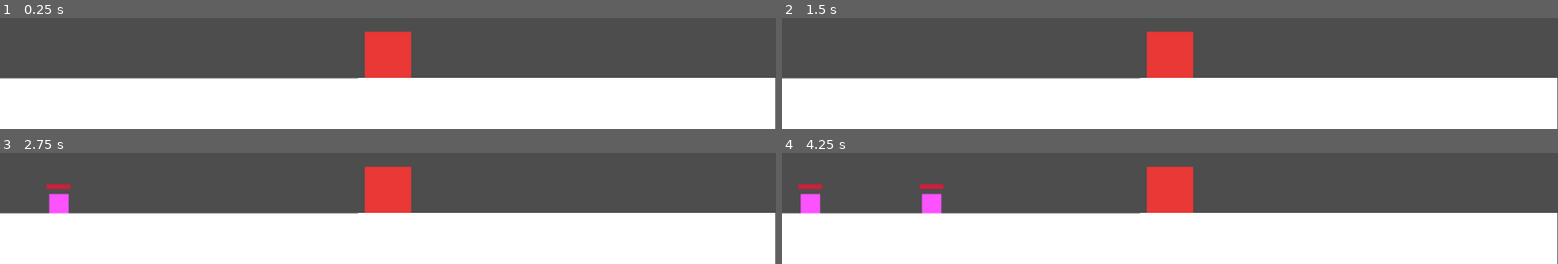
Above: before the commit, frames 1-4 (two rows, left to right).
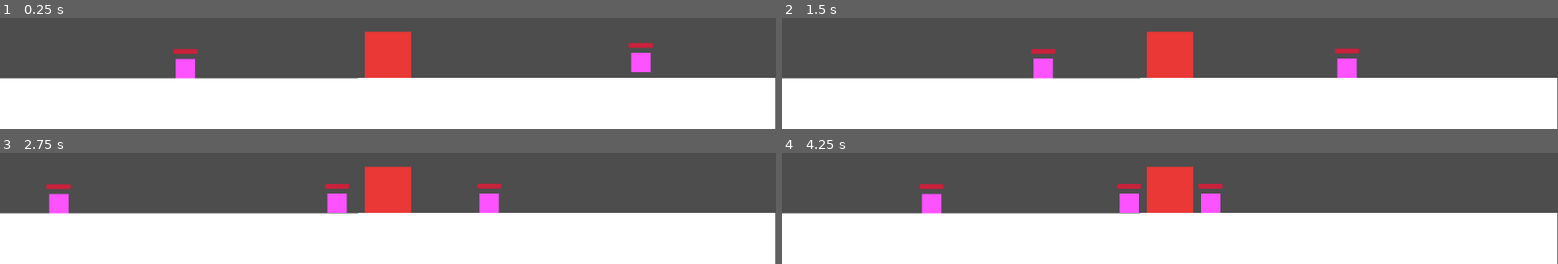
Above: after the commit, the same moments.

Repository: Caneris/Foxhold
Game: Godot game, scene res://scenes/main.tscn
The game is run twice, just before and just after one commit, with the same random seed, the same clock (stepped at 60 frames per second) and the same inputs.
Inputs (mouse positions are in pixels of both pictures, inside the frame that each line leads up to):
- Up to frame 1 (0.25 s): no input
- Up to frame 2 (1.5 s): move the mouse to (outside the picture) at 0.52 s; click (outside the picture) at 0.67 s; move the mouse to (outside the picture) at 1.27 s; click (outside the picture) at 1.42 s
- Up to frame 3 (2.75 s): move the mouse to (outside the picture) at 2.02 s; click (outside the picture) at 2.17 s
- Up to frame 4 (4.25 s): move the mouse to (844, 204) at 2.77 s; click (844, 204) at 2.92 s; move the mouse to (outside the picture) at 3.52 s; click (outside the picture) at 3.67 s

The runs differ from the first frame. In frame 1, 1.2% of the frame differs, in the area x 22-85%, y 22-55%; in frame 2, 1.2%; in frame 3, 1.2%; in frame 4, 1.8%, in the area x 2-57%, y 27-55%.

Commit message:
set enemy layers and solved mouse bug

Diff:
--- a/project.godot
+++ b/project.godot
@@ -20,3 +20,9 @@
 window/size/viewport_width=1280
 window/size/viewport_height=720
 window/stretch/mode="viewport"
+
+[layer_names]
+
+2d_physics/layer_1="Floor"
+2d_physics/layer_2="Heart"
+2d_physics/layer_3="Enemy"
--- a/scenes/enemy_placeholder.tscn
+++ b/scenes/enemy_placeholder.tscn
@@ -25,6 +25,8 @@
 size = Vector2(32, 32)
 
 [node name="EnemyPlaceholder" type="CharacterBody2D"]
+collision_layer = 4
+collision_mask = 3
 script = ExtResource("1_4v77h")
 
 [node name="CollisionShape2D" type="CollisionShape2D" parent="."]
@@ -38,6 +40,7 @@
 texture = SubResource("CanvasTexture_drc24")
 
 [node name="Sight" type="RayCast2D" parent="."]
+collision_mask = 2
 
 [node name="Control" type="Control" parent="."]
 layout_mode = 3
@@ -46,6 +49,7 @@
 offset_top = -19.0
 offset_right = 20.0
 offset_bottom = 21.0
+mouse_filter = 2
 
 [node name="HealthBar" type="ProgressBar" parent="Control"]
 unique_name_in_owner = true
@@ -73,4 +77,6 @@
 [node name="Area2D" type="Area2D" parent="."]
 
 [node name="CollisionShape2D" type="CollisionShape2D" parent="Area2D"]
+z_index = 2
 shape = SubResource("RectangleShape2D_yo5jk")
+debug_color = Color(0.614852, 0.115266, 0.449245, 0.42)
--- a/scenes/enemy_spawner.tscn
+++ b/scenes/enemy_spawner.tscn
@@ -5,3 +5,4 @@
 [node name="EnemySpawner" type="Node2D"]
 script = ExtResource("1_ks1gq")
 spawn_points_path = Array[NodePath]([NodePath(""), NodePath("")])
+spawn_timer_one_shot = true
--- a/scenes/heart.tscn
+++ b/scenes/heart.tscn
@@ -8,6 +8,8 @@
 [sub_resource type="CanvasTexture" id="CanvasTexture_v30as"]
 
 [node name="Heart" type="Area2D" groups=["heart"]]
+collision_layer = 2
+collision_mask = 5
 script = ExtResource("1_v30as")
 
 [node name="CollisionShape2D" type="CollisionShape2D" parent="."]
--- a/scenes/main.tscn
+++ b/scenes/main.tscn
@@ -41,3 +41,9 @@
 [node name="Player" parent="." instance=ExtResource("6_tefeu")]
 unique_name_in_owner = true
 position = Vector2(-0.411221, 331.536)
+
+[node name="EnemyPlaceholder" parent="." instance=ExtResource("5_tbgi4")]
+position = Vector2(1081.29, 574.066)
+
+[node name="EnemyPlaceholder2" parent="." instance=ExtResource("5_tbgi4")]
+position = Vector2(280.277, 583.014)
--- a/scripts/enemy_placeholder.gd
+++ b/scripts/enemy_placeholder.gd
@@ -9,6 +9,7 @@
 @export var attack_interval : float = 2.0
 @export var max_health : int = 10
 @export var damage_per_click: int = 2
+
 
 # pixels/sec² — by default Godot’s 2D gravity
 @export var gravity: float = ProjectSettings.get_setting("physics/2d/default_gravity")
@@ -33,7 +34,19 @@
 	queue_free()
 
 
-func _on_click(viewport, event, shape_idx) -> void:
+#func _input(event: InputEvent) -> void:
+	#var event_is_mouseclick : bool = (
+		#event is InputEventMouseButton and
+		#event.button_index == MOUSE_BUTTON_LEFT and
+		#event.is_pressed()
+	#)
+	#
+	#if event_is_mouseclick:
+		#print("hi")
+		#health_bar.value -= damage_per_click
+
+
+func _on_click_area_input(viewport: Viewport, event: InputEvent, shape_idx: int) -> void:
 	var event_is_mouseclick : bool = (
 		event is InputEventMouseButton and
 		event.button_index == MOUSE_BUTTON_LEFT and
@@ -54,7 +67,13 @@
 	heart_node = get_tree().get_root().get_node("Main/Heart") as Area2D
 	sight.collide_with_areas = true
 	initiate_health(max_health)
-	click_area.connect("input_event",_on_click)
+
+	# ignore mouse on the entire Control/HealthBar
+	$Control.mouse_filter = Control.MOUSE_FILTER_IGNORE
+	health_bar.mouse_filter = Control.MOUSE_FILTER_IGNORE
+
+	click_area.input_pickable = true
+	click_area.input_event.connect(_on_click_area_input)
 
 
 func _physics_process(delta: float) -> void:
